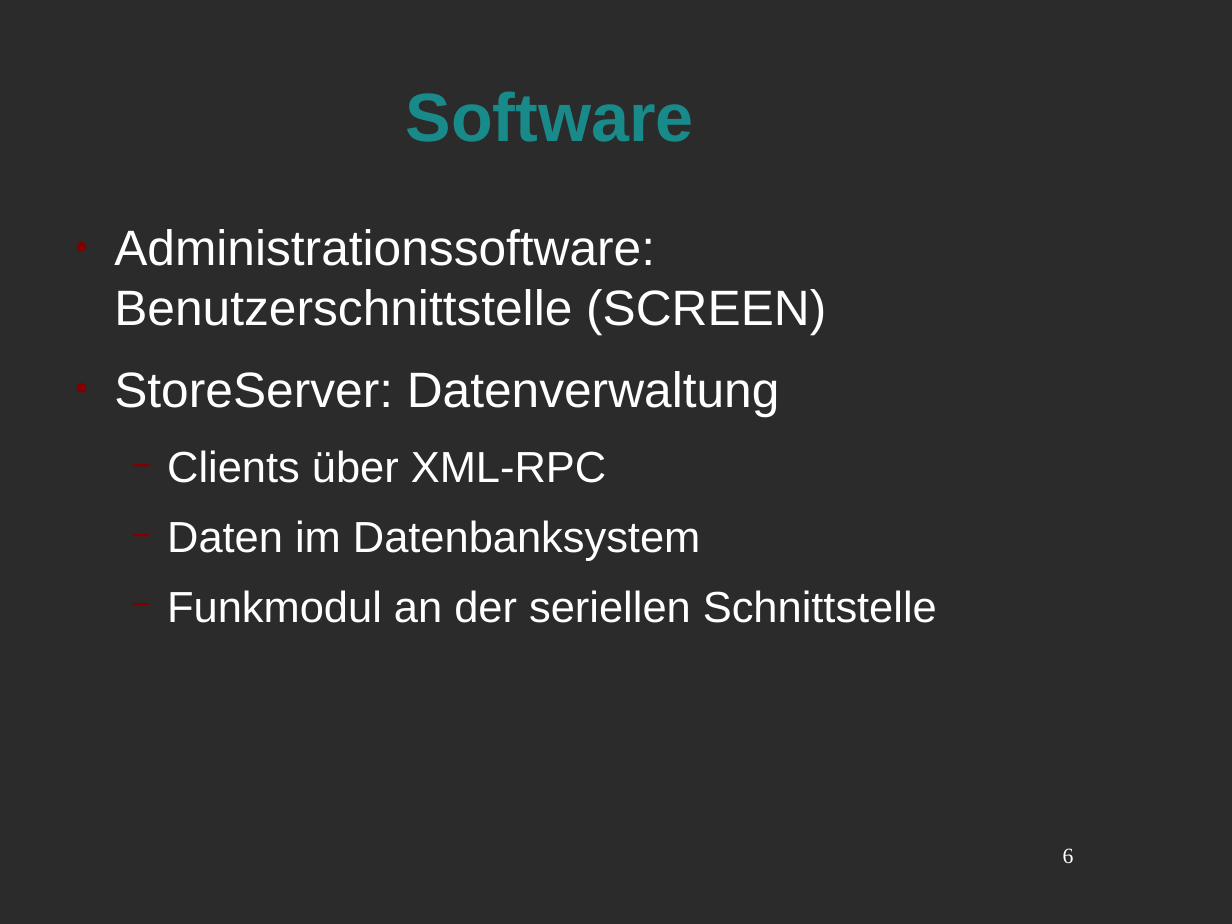
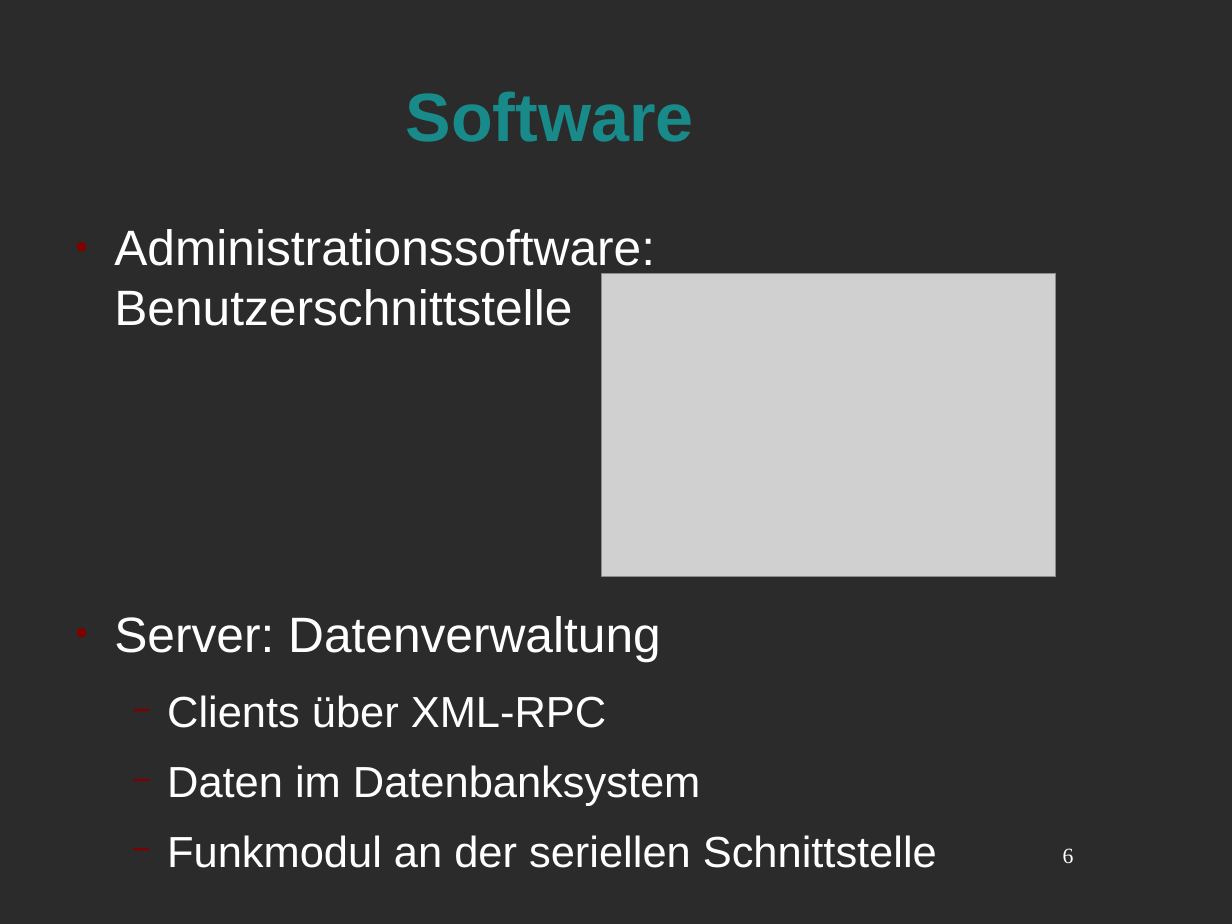
Before and after one commit to Niondir/rika-led, a slide deck: slide 6 of präsentation 2/zwischenergebisse.odp. Drawn at 1232x924 pixels with LibreOffice and Linux fonts; fonts in the diff are those of the drawing; grey boxes stand for pictures; background and template pictures are left out; a plain dark background stands for a picture behind light text. Boxes give left, top, right and bottom in pixels: in the first picture for what was removed or moved away, otherwise in the second. Text is boxed around its words. In the diff, an @@ line names an element or a change of style, - is before the commit and + after.

```diff
--- a/präsentation 2/zwischenergebisse.odp
+++ b/präsentation 2/zwischenergebisse.odp
@@ text at (114,229,661,661): text changed @@
-● Administrationssoftware: Benutzerschnittstelle (SCREEN)
-● StoreServer: Datenverwaltung
+● Administrationssoftware: Benutzerschnittstelle
+● Server: Datenverwaltung
@@ picture added at (601,274,1055,577) @@
```
Also in this commit, not shown: 7 other slides changed, 1 slide added, 1 slide removed, 6 other files.
